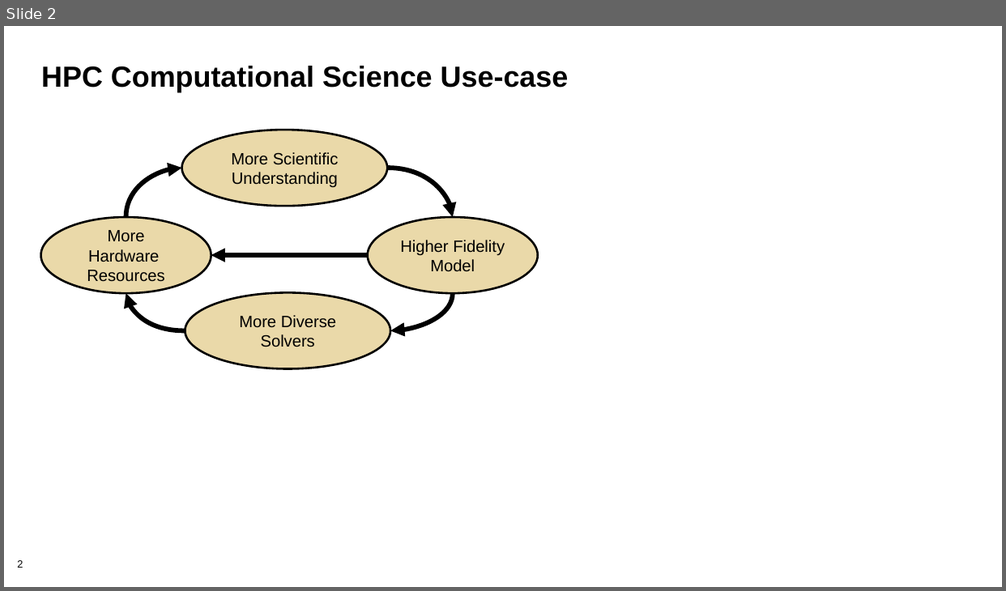
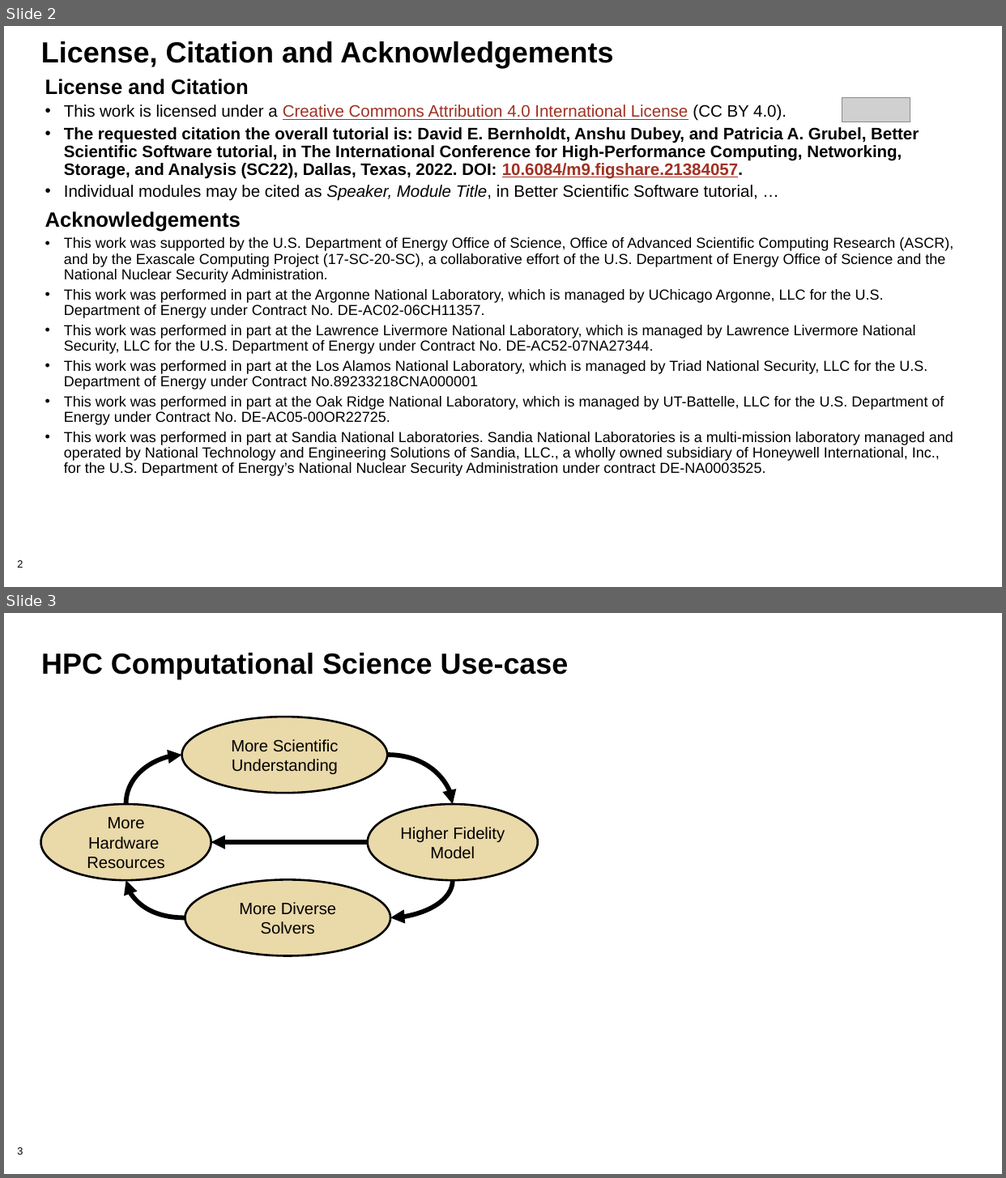
Before and after one commit to bssw-tutorial/presentations, a slide deck: design-a.pptx. Shown one above the other, each under a label of ours: slide 2 before the commit, slides 2 and 3 after it. The pictures are 1006x591 and 1006x1178 pixels, drawn with LibreOffice and Linux fonts; fonts in the diff are those of the drawing; grey boxes stand for pictures; background and template pictures are left out. Boxes give left, top, right and bottom in pixels: in the first picture for what was removed or moved away, otherwise in the second. Text is boxed around its words. In the diff, an @@ line names an element or a change of style, - is before the commit and + after.

```diff
--- a/design-a.pptx
+++ b/design-a.pptx
@@ slide 2 added at <box>4,26,1002,587</box>, background #FFFFFF; not listed: 1 template element that a slide beside it also shows @@
@@ title added at <box>41,41,613,68</box>, 28 pt, text #000000, bold @@
+License, Citation and Acknowledgements
@@ text added at <box>45,79,953,476</box>, 14 pt, text #000000 @@
+License and Citation
+• This work is licensed under a Creative Commons Attribution 4.0 International License (CC BY 4.0).
+• The requested citation the overall tutorial is: David E. Bernholdt, Anshu Dubey, and Patricia A. Grubel, Better Scientific Software tutorial, in The International Conference for High-Performance Computing, Networking, Storage, and Analysis (SC22), Dallas, Texas, 2022. DOI: 10.6084/m9.figshare.21384057.
+• Individual modules may be cited as Speaker, Module Title, in Better Scientific Software tutorial, …
+Acknowledgements
+• This work was supported by the U.S. Department of Energy Office of Science, Office of Advanced Scientific Computing Research (ASCR), and by the Exascale Computing Project (17-SC-20-SC), a collaborative effort of the U.S. Department of Energy Office of Science and the National Nuclear Security Administration.
+• This work was performed in part at the Argonne National Laboratory, which is managed by UChicago Argonne, LLC for the U.S. Department of Energy under Contract No. DE-AC02-06CH11357.
+• This work was performed in part at the Lawrence Livermore National Laboratory, which is managed by Lawrence Livermore National Security, LLC for the U.S. Department of Energy under Contract No. DE-AC52-07NA27344.
+• This work was performed in part at the Los Alamos National Laboratory, which is managed by Triad National Security, LLC for the U.S. Department of Energy under Contract No.89233218CNA000001
+• This work was performed in part at the Oak Ridge National Laboratory, which is managed by UT-Battelle, LLC for the U.S. Department of Energy under Contract No. DE-AC05-00OR22725.
+• This work was performed in part at Sandia National Laboratories. Sandia National Laboratories is a multi-mission laboratory managed and operated by National Technology and Engineering Solutions of Sandia, LLC., a wholly owned subsidiary of Honeywell International, Inc., for the U.S. Department of Energy’s National Nuclear Security Administration under contract DE-NA0003525.
@@ picture added at <box>842,98,910,122</box> @@
@@ what was slide 2 is now slide 3 @@
@@ page number at <box>17,1148,23,1155</box>: text changed @@
-2
+3
```
Also in this commit, not shown: 4 slides changed, 2 other files.
